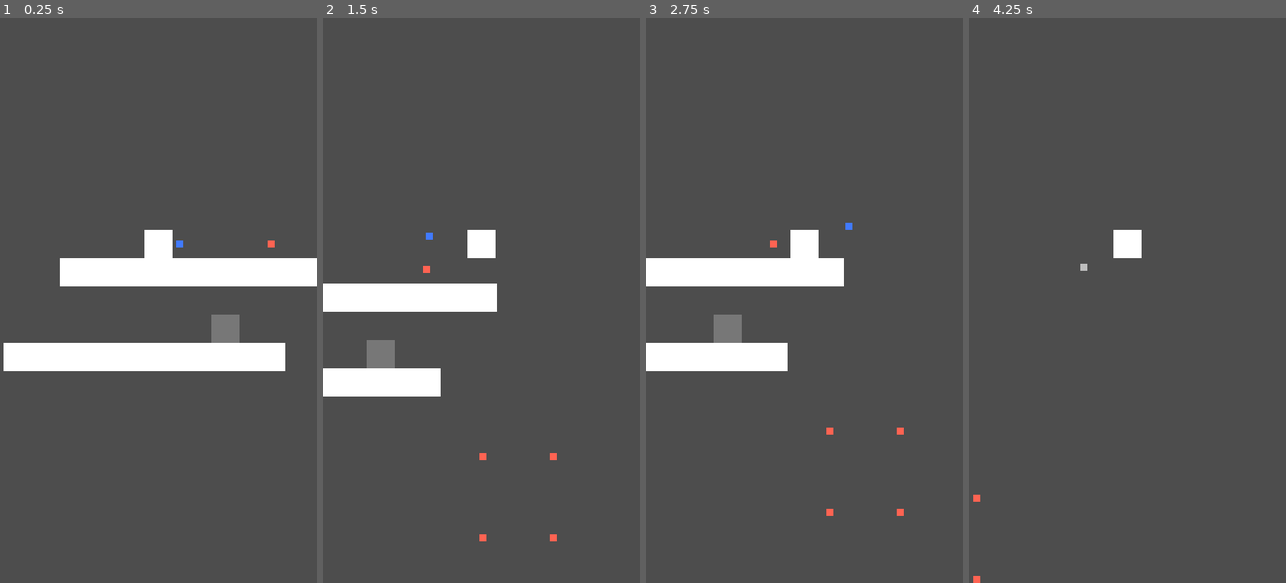
Above: before the commit, frames 1-4 (left to right).
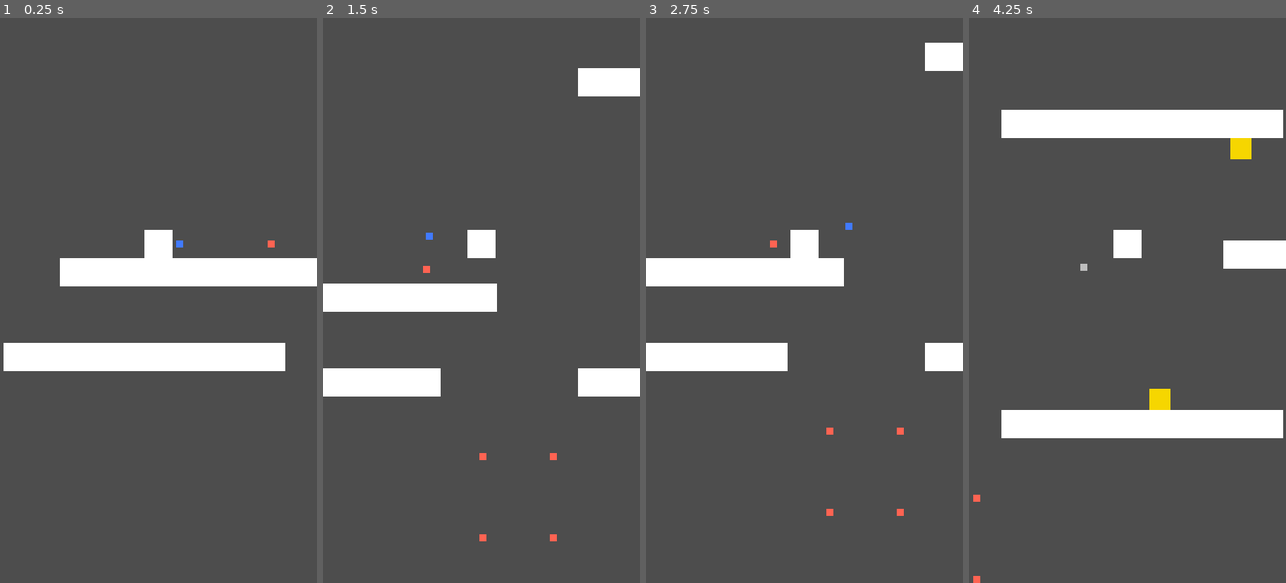
Above: after the commit, the same moments.

Repository: TylerPelaez/Sprouts
Game: Godot game, scene res://Levels/TylerTest.tscn
Same seed, same stepped clock (60 frames per second), same inputs: the game is played once before the commit and once after it. This scene is started directly instead of the project's main scene.
Inputs:
- Up to frame 1 (0.25 s): no input
- Up to frame 2 (1.5 s): tap Enter at 0.5 s; hold E (Hit Switch, bound only after the commit) 0.53-1.28 s; hold D (Right) from 0.53 s (still down); tap Space (Jump) at 0.77 s; tap E (Hit Switch, bound only after the commit) at 1.35 s
- Up to frame 3 (2.75 s): tap Space (Jump) at 1.52 s; release D (Right) at 2.03 s; hold A (Left) from 2.03 s (still down); hold E (Hit Switch, bound only after the commit) from 2.03 s (still down)
- Up to frame 4 (4.25 s): release A (Left) at 2.78 s; release E (Hit Switch, bound only after the commit) at 2.78 s; hold D (Right) from 2.78 s (still down); tap E (Hit Switch, bound only after the commit) at 2.85 s; tap Space (Jump) at 3.02, 3.77 s; hold E (Hit Switch, bound only after the commit) from 3.53 s (still down)

The runs differ from the first frame. In frame 1, 0.4% of the frame differs, in the area x 66-76%, y 52-58%; in frame 2, 2.4%; in frame 3, 1.6%; in frame 4, 10%, in the area x 10-100%, y 16-75%.

Commit message:
Add Gravity Swithc Prefab

Diff:
--- a/Levels/TylerTest.tscn
+++ b/Levels/TylerTest.tscn
@@ -1,10 +1,11 @@
-[gd_scene load_steps=8 format=3 uid="uid://cks2s8aa0xkm2"]
+[gd_scene load_steps=9 format=3 uid="uid://cks2s8aa0xkm2"]
 
 [ext_resource type="Script" path="res://Scripts/LevelController.gd" id="1_60dag"]
 [ext_resource type="Texture2D" uid="uid://bxn8kvm570f80" path="res://Art/Test/White.png" id="2_qan4b"]
 [ext_resource type="PackedScene" uid="uid://bvx0c80txy8rv" path="res://Prefabs/LandingPad.tscn" id="3_126nx"]
 [ext_resource type="PackedScene" uid="uid://d2ngs33h645x4" path="res://Prefabs/KillArea.tscn" id="4_rw5bo"]
 [ext_resource type="PackedScene" uid="uid://bucqxfshflxln" path="res://Prefabs/SpikeEnemy.tscn" id="5_klksn"]
+[ext_resource type="PackedScene" uid="uid://dwr0wpdjf27gt" path="res://Prefabs/Switch.tscn" id="5_n852e"]
 [ext_resource type="PackedScene" uid="uid://cg03aepviau41" path="res://Prefabs/LevelEnd.tscn" id="6_htsaq"]
 
 [sub_resource type="RectangleShape2D" id="RectangleShape2D_irls3"]
@@ -50,6 +51,38 @@
 position = Vector2(-7.62939e-07, 0)
 shape = SubResource("RectangleShape2D_irls3")
 
+[node name="TestGround3" type="StaticBody2D" parent="Environment/Ground"]
+position = Vector2(824, 544)
+scale = Vector2(10, 1)
+
+[node name="Sprite2D" type="Sprite2D" parent="Environment/Ground/TestGround3"]
+texture = ExtResource("2_qan4b")
+
+[node name="CollisionShape2D" type="CollisionShape2D" parent="Environment/Ground/TestGround3"]
+position = Vector2(-7.62939e-07, 0)
+shape = SubResource("RectangleShape2D_irls3")
+
+[node name="TestGround5" type="StaticBody2D" parent="Environment/Ground"]
+position = Vector2(1328, 160)
+scale = Vector2(10, 1)
+
+[node name="Sprite2D" type="Sprite2D" parent="Environment/Ground/TestGround5"]
+texture = ExtResource("2_qan4b")
+
+[node name="CollisionShape2D" type="CollisionShape2D" parent="Environment/Ground/TestGround5"]
+position = Vector2(-7.62939e-07, 0)
+shape = SubResource("RectangleShape2D_irls3")
+
+[node name="TestGround4" type="StaticBody2D" parent="Environment/Ground"]
+position = Vector2(824, -136)
+scale = Vector2(10, 1)
+
+[node name="Sprite2D" type="Sprite2D" parent="Environment/Ground/TestGround4"]
+texture = ExtResource("2_qan4b")
+
+[node name="CollisionShape2D" type="CollisionShape2D" parent="Environment/Ground/TestGround4"]
+shape = SubResource("RectangleShape2D_irls3")
+
 [node name="Landing Pad" parent="Environment/Ground" instance=ExtResource("3_126nx")]
 position = Vector2(264, 17088)
 
@@ -71,6 +104,16 @@
 
 [node name="KillArea2" parent="Environment/KillAreas" instance=ExtResource("4_rw5bo")]
 position = Vector2(1896, 704)
+
+[node name="Interactive" type="Node2D" parent="Environment"]
+
+[node name="Switch" parent="Environment/Interactive" instance=ExtResource("5_n852e")]
+
+[node name="Switch2" parent="Environment/Interactive" instance=ExtResource("5_n852e")]
+position = Vector2(1048, -80)
+
+[node name="LevelEnd" parent="Environment/Interactive" instance=ExtResource("6_htsaq")]
+position = Vector2(1528, 96)
 
 [node name="Hazards" type="Node2D" parent="."]
 
@@ -123,6 +166,3 @@
 
 [node name="SpikeEnemy17" parent="Hazards" instance=ExtResource("5_klksn")]
 position = Vector2(352, 3168)
-
-[node name="LevelEnd" parent="." instance=ExtResource("6_htsaq")]
-position = Vector2(56, 480)
--- /dev/null
+++ b/Prefabs/Switch.tscn
@@ -0,0 +1,24 @@
+[gd_scene load_steps=4 format=3 uid="uid://dwr0wpdjf27gt"]
+
+[ext_resource type="Script" path="res://Scripts/Switch.gd" id="1_8tb1m"]
+[ext_resource type="Texture2D" uid="uid://pvmo6pva2rc0" path="res://Art/Test/White48.png" id="2_0n2vr"]
+
+[sub_resource type="RectangleShape2D" id="RectangleShape2D_okkc1"]
+
+[node name="Switch" type="Node2D"]
+position = Vector2(864, 488)
+script = ExtResource("1_8tb1m")
+
+[node name="Area2D" type="Area2D" parent="."]
+collision_layer = 0
+collision_mask = 2
+
+[node name="CollisionShape2D" type="CollisionShape2D" parent="Area2D"]
+shape = SubResource("RectangleShape2D_okkc1")
+
+[node name="Sprite2D" type="Sprite2D" parent="."]
+modulate = Color(0.964706, 0.839216, 0, 1)
+texture = ExtResource("2_0n2vr")
+
+[connection signal="body_entered" from="Area2D" to="." method="_on_area_2d_body_entered"]
+[connection signal="body_exited" from="Area2D" to="." method="_on_area_2d_body_exited"]
--- a/Scripts/LevelController.gd
+++ b/Scripts/LevelController.gd
@@ -13,6 +13,8 @@
 
 var player: Player
 var companion: Companion
+
+var gravity_direction: Vector2 = Vector2(0, 1)
 
 # Called when the node enters the scene tree for the first time.
 func _ready():
@@ -30,8 +32,17 @@
 		companion.initialize(player)
 
 	for child in get_children():
-		if child is LevelEnd:
-			child.level_ended.connect(_on_level_end)
+		_initialize_child_signals(child)
+
+func _initialize_child_signals(child: Node):
+	if child is LevelEnd:
+		child.level_ended.connect(_on_level_end)
+	elif child is Switch:
+		child.switch_hit.connect(_on_switch_hit)
+
+	if child.get_child_count() > 0:
+		for grandchild in child.get_children():
+			_initialize_child_signals(grandchild)
 
 # Called every frame. 'delta' is the elapsed time since the previous frame.
 func _process(delta):
@@ -45,3 +56,11 @@
 		get_tree().change_scene_to_file(next_level)
 	else:
 		get_tree().reload_current_scene()
+
+func _on_switch_hit(effect: Switch.SwitchEffect):
+	match effect:
+		Switch.SwitchEffect.INVERT_GRAVITY:
+			var current_grav = ProjectSettings.get_setting("physics/2d/default_gravity")
+			ProjectSettings.set_setting("physics/2d/default_gravity", -current_grav)
+			gravity_direction = -gravity_direction
+			player.on_gravity_switch(gravity_direction)
--- a/Scripts/Player.gd
+++ b/Scripts/Player.gd
@@ -19,17 +19,16 @@
 
 @onready var safe_fall_cast: RayCast2D = $SafeFallCast
 
-var gravity: float = ProjectSettings.get_setting("physics/2d/default_gravity")
-
 var jumped: bool = false
 var double_jumped: bool = false : set = set_double_jumped
 var was_on_ground: bool = true
 var fall_is_deadly: bool = false
 
 func _physics_process(delta):
+	var gravity = ProjectSettings.get_setting("physics/2d/default_gravity")
 	if not is_on_floor():
 		velocity.y += gravity * delta
-		velocity.y = min(velocity.y, MAX_FALL_SPEED)
+		velocity.y = sign(velocity.y) *  min(abs(velocity.y), MAX_FALL_SPEED)
 
 		if was_on_ground:
 			fall_timer.start()
@@ -63,7 +62,7 @@
 			do_jump = true
 
 	if do_jump:
-		velocity.y = JUMP_VELOCITY
+		velocity.y = JUMP_VELOCITY * -up_direction.y
 
 	var direction = Input.get_axis("Left", "Right")
 	if direction:
@@ -92,3 +91,6 @@
 		double_jump.emit()
 	else:
 		double_jump_restored.emit()
+
+func on_gravity_switch(direction: Vector2):
+	up_direction = -direction
--- /dev/null
+++ b/Scripts/Switch.gd
@@ -0,0 +1,24 @@
+extends Node2D
+class_name Switch
+
+signal switch_hit(effect: SwitchEffect)
+
+@export var switch_effect: SwitchEffect = SwitchEffect.INVERT_GRAVITY
+
+
+var player_is_inside: bool = false
+
+enum SwitchEffect {
+	INVERT_GRAVITY
+}
+
+func _input(event):
+	if event.is_action_pressed("Hit Switch") and player_is_inside:
+		switch_hit.emit(switch_effect)
+
+func _on_area_2d_body_entered(body):
+	player_is_inside = true
+
+
+func _on_area_2d_body_exited(body):
+	player_is_inside = false
--- a/project.godot
+++ b/project.godot
@@ -56,6 +56,11 @@
 , Object(InputEventKey,"resource_local_to_scene":false,"resource_name":"","device":-1,"window_id":0,"alt_pressed":false,"shift_pressed":false,"ctrl_pressed":false,"meta_pressed":false,"pressed":false,"keycode":0,"physical_keycode":4194322,"key_label":0,"unicode":0,"echo":false,"script":null)
 ]
 }
+"Hit Switch"={
+"deadzone": 0.5,
+"events": [Object(InputEventKey,"resource_local_to_scene":false,"resource_name":"","device":-1,"window_id":0,"alt_pressed":false,"shift_pressed":false,"ctrl_pressed":false,"meta_pressed":false,"pressed":false,"keycode":0,"physical_keycode":69,"key_label":0,"unicode":101,"echo":false,"script":null)
+]
+}
 
 [layer_names]
 
